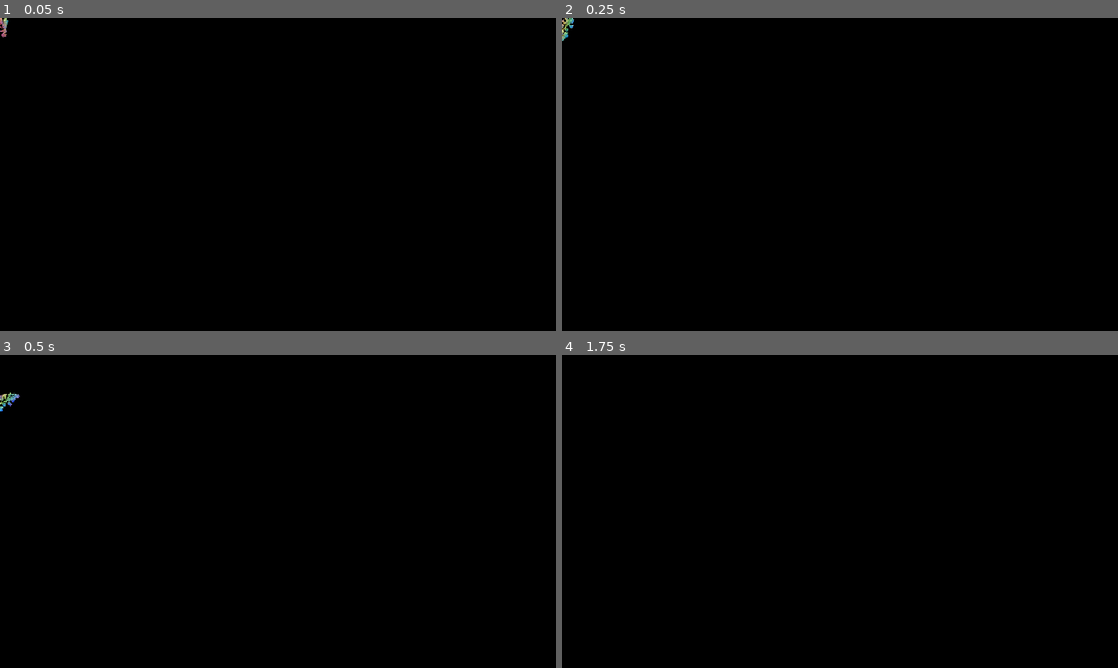
Above: before the commit, frames 1-4 (two rows, left to right).
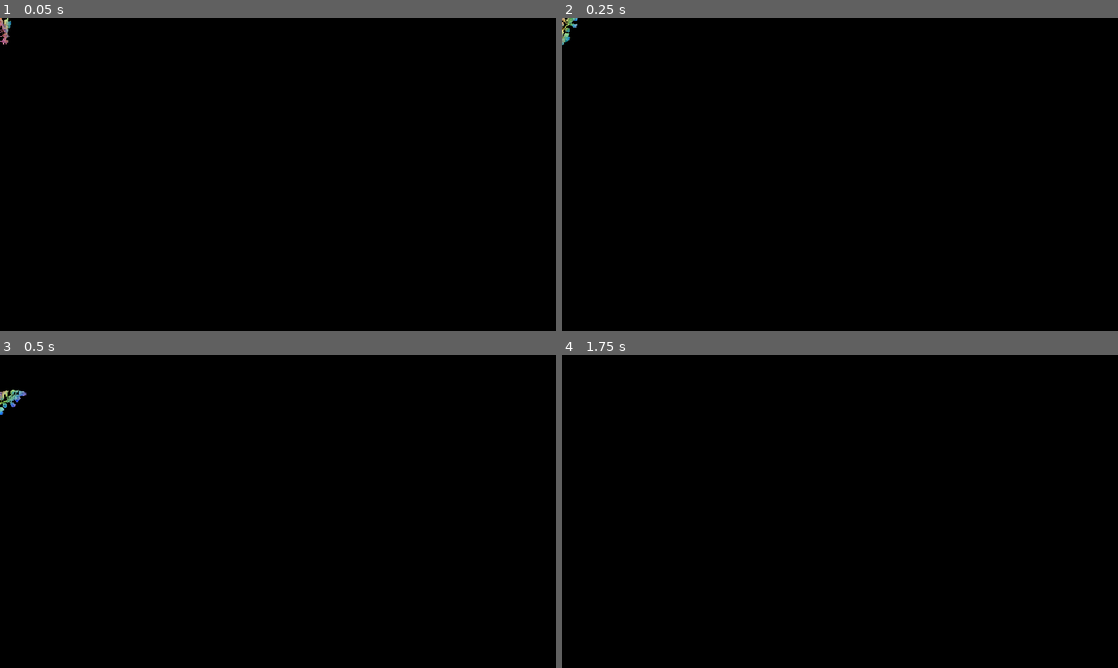
Above: after the commit, the same moments.

Repository: ClebMartin/GMTKGameJam2025
Game: Godot game, scene res://scenes/droppables/bluebonnet_prestige.tscn
Same seed, same stepped clock (60 frames per second), same inputs: the game is played once before the commit and once after it. This scene is started directly instead of the project's main scene.
Inputs (mouse positions are in pixels of both pictures, inside the frame that each line leads up to):
- Up to frame 1 (0.05 s): no input
- Up to frame 2 (0.25 s): no input
- Up to frame 3 (0.5 s): no input
- Up to frame 4 (1.75 s): move the mouse to (962, 495) at 0.52 s; hold Space (drop) 0.53-1.28 s; move the mouse to (728, 527) at 1.27 s; tap Space (drop) at 1.35 s

The runs differ from the first frame. In frame 1, 0.1% of the frame differs, in the area x 0-2%, y 0-9%; in frame 2, 0.1%; in frame 3, 0.2%, in the area x 0-5%, y 11-20%; in frame 4, nothing differs.

Commit message:
small edit

Diff:
--- a/gmtk-game-jam-2025/scenes/droppables/bluebonnet_prestige.tscn
+++ b/gmtk-game-jam-2025/scenes/droppables/bluebonnet_prestige.tscn
@@ -15,8 +15,8 @@
 shader_parameter/angle = 45.0
 
 [sub_resource type="CapsuleShape2D" id="CapsuleShape2D_p7eyx"]
-radius = 20.0
-height = 110.0
+radius = 19.0
+height = 92.0
 
 [node name="Bluebonnet_Prestige" type="RigidBody2D"]
 physics_material_override = SubResource("PhysicsMaterial_254dx")
@@ -26,8 +26,8 @@
 
 [node name="Sprite2D" type="Sprite2D" parent="."]
 material = SubResource("ShaderMaterial_caujr")
-position = Vector2(0, 2.38419e-07)
-scale = Vector2(0.120939, 0.120939)
+position = Vector2(-0.327674, 0.772)
+scale = Vector2(0.164, 0.164)
 texture = ExtResource("2_4asr5")
 
 [node name="CollisionShape2D" type="CollisionShape2D" parent="."]
--- a/gmtk-game-jam-2025/scenes/game.tscn
+++ b/gmtk-game-jam-2025/scenes/game.tscn
@@ -389,17 +389,14 @@
 [node name="Pop1" type="AudioStreamPlayer2D" parent="SFX"]
 stream = ExtResource("23_sww3w")
 max_polyphony = 3
-bus = &"Pop"
 
 [node name="Pop2" type="AudioStreamPlayer2D" parent="SFX"]
 stream = ExtResource("24_suyxu")
 max_polyphony = 3
-bus = &"Pop"
 
 [node name="Pop3" type="AudioStreamPlayer2D" parent="SFX"]
 stream = ExtResource("25_sgl2t")
 max_polyphony = 3
-bus = &"Pop"
 
 [node name="Rustle1" type="AudioStreamPlayer2D" parent="SFX"]
 stream = ExtResource("26_qouja")
--- a/gmtk-game-jam-2025/scripts/game.gd
+++ b/gmtk-game-jam-2025/scripts/game.gd
@@ -109,9 +109,9 @@
 	var droppable_id_to_spawn = droppable_id + 1
 
 	# If we want to revert the "break a flower" change, get rid of these 3 lines
-	if droppable_id_to_spawn > _highest_droppable_id and droppable_id_to_spawn < 8:
-		_highest_droppable_id = droppable_id_to_spawn
-		get_highest_droppable_id.emit(_highest_droppable_id)
+	#if droppable_id_to_spawn > _highest_droppable_id and droppable_id_to_spawn < 8:
+	#	_highest_droppable_id = droppable_id_to_spawn
+	#	get_highest_droppable_id.emit(_highest_droppable_id)
 
 	if isPrestiged and droppable_id_to_spawn < 8:
 		droppable_id_to_spawn += 8
--- a/gmtk-game-jam-2025/scripts/player.gd
+++ b/gmtk-game-jam-2025/scripts/player.gd
@@ -97,3 +97,4 @@
 
 func _on_main_get_highest_droppable_id(id) -> void:
 	_highest_droppable_id_achieved = id
+	print(id)
Not shown: 1 places in gmtk-game-jam-2025/scenes/droppables/bluebonnet_prestige.tscn that only renumber resources
Not shown: 1 places in gmtk-game-jam-2025/scenes/game.tscn that only renumber resources
